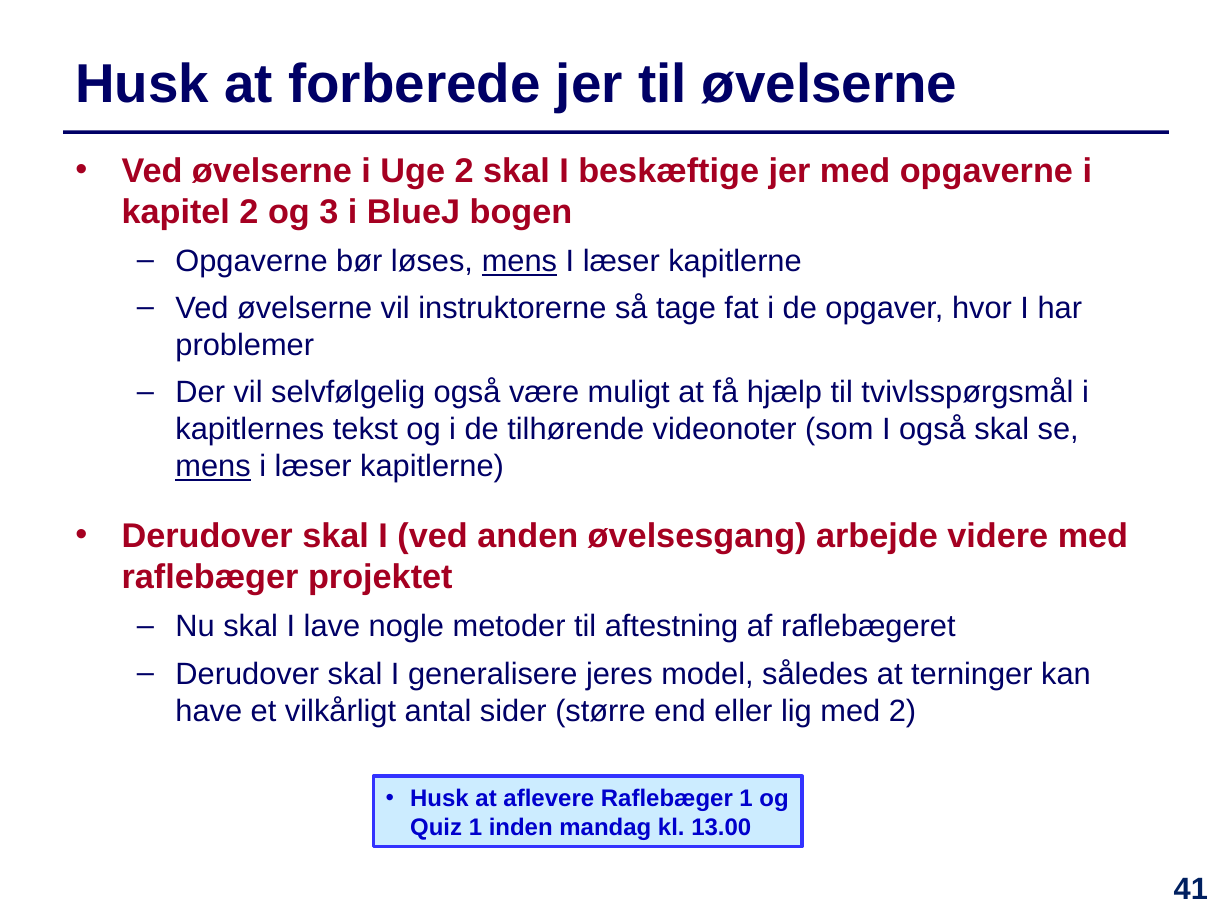
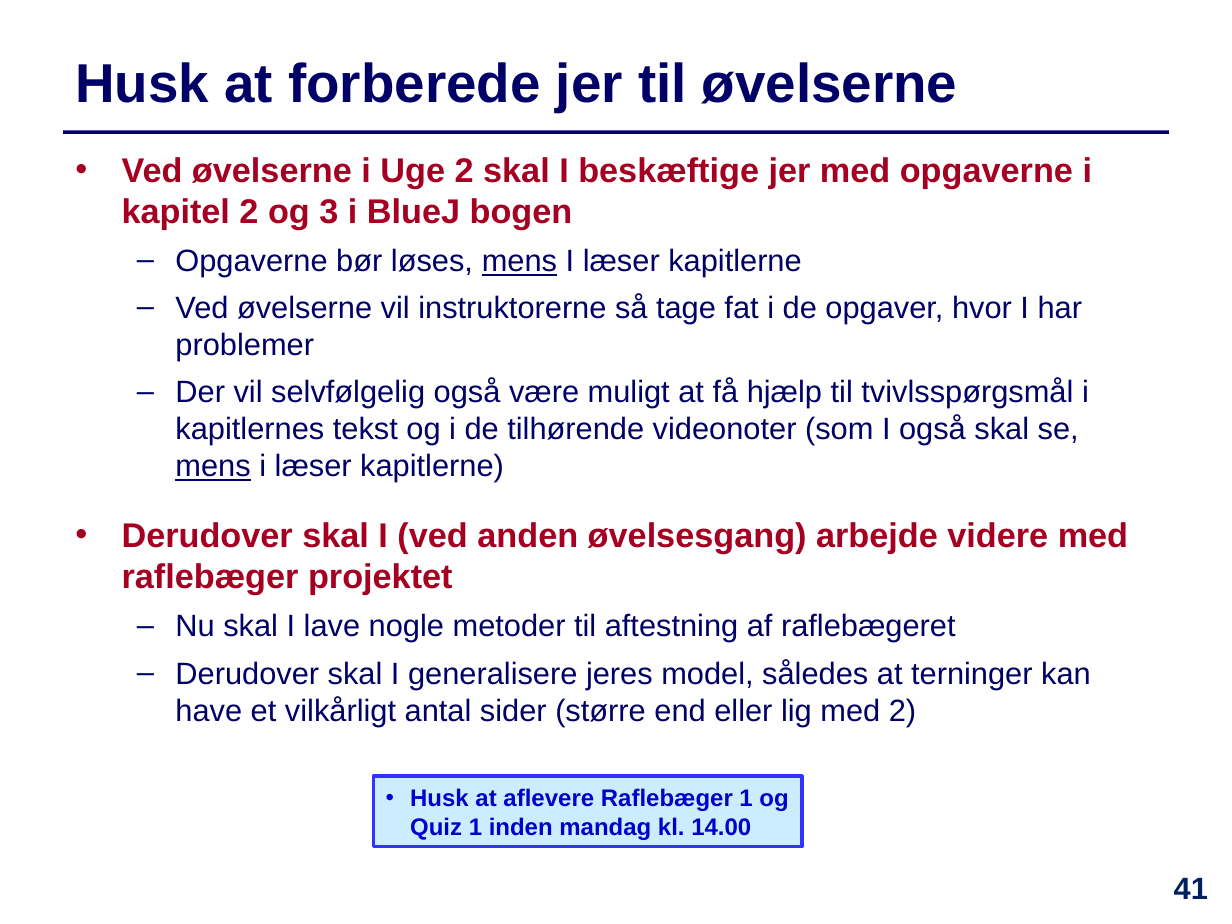
Before and after one commit to IntProgAU/Materiale, a slide deck: slide 41 of web/e24/uge_1b/Slides-Uge1-Torsdag.pptx. Drawn at 1232x924 pixels with LibreOffice and Linux fonts; fonts in the diff are those of the drawing. Boxes give left, top, right and bottom in pixels: in the first picture for what was removed or moved away, otherwise in the second. Text is boxed around its words. In the diff, an @@ line names an element or a change of style, - is before the commit and + after.

```diff
--- a/web/e24/uge_1b/Slides-Uge1-Torsdag.pptx
+++ b/web/e24/uge_1b/Slides-Uge1-Torsdag.pptx
@@ text in rectangle at [410,788,788,840]: text changed @@
-• Husk at aflevere Raflebæger 1 og Quiz 1 inden mandag kl. 13.00
+• Husk at aflevere Raflebæger 1 og Quiz 1 inden mandag kl. 14.00
```
Also in this commit, not shown: 1 other slide changed, 3 other files.
